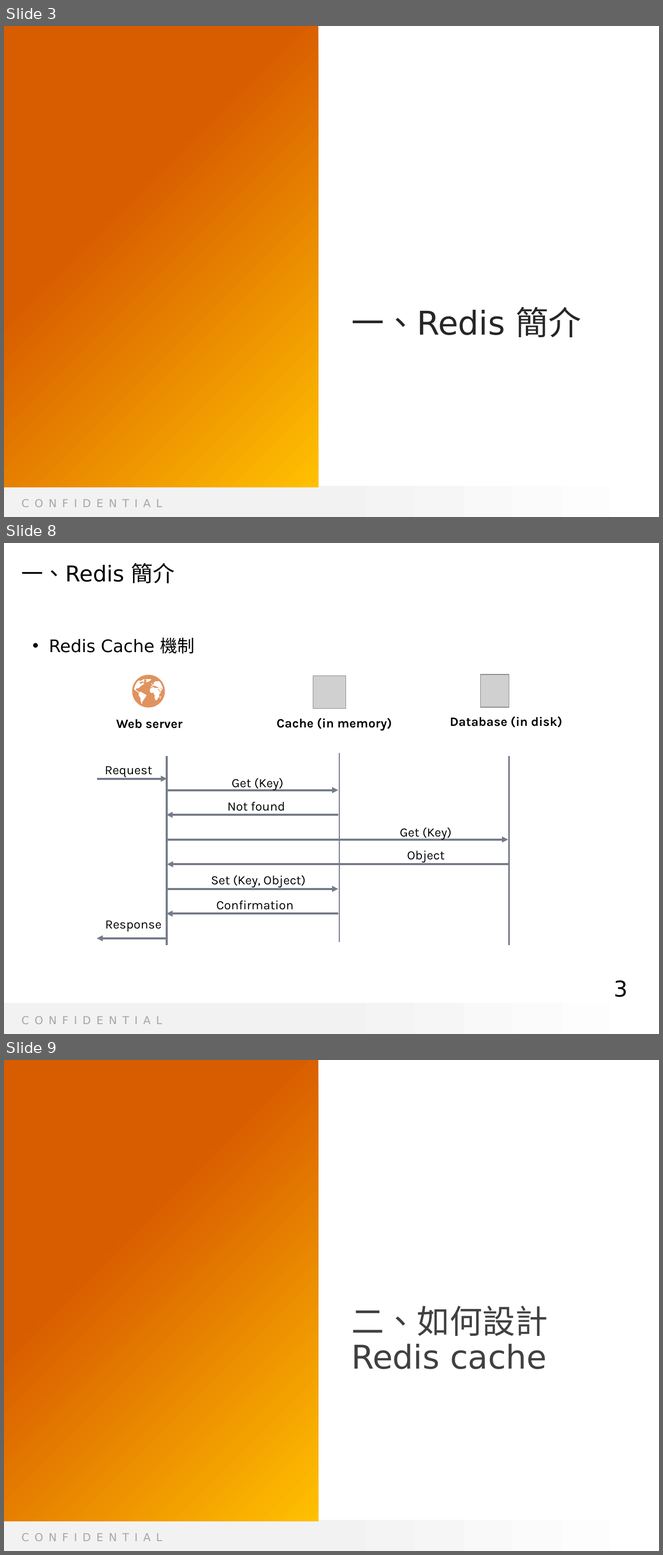
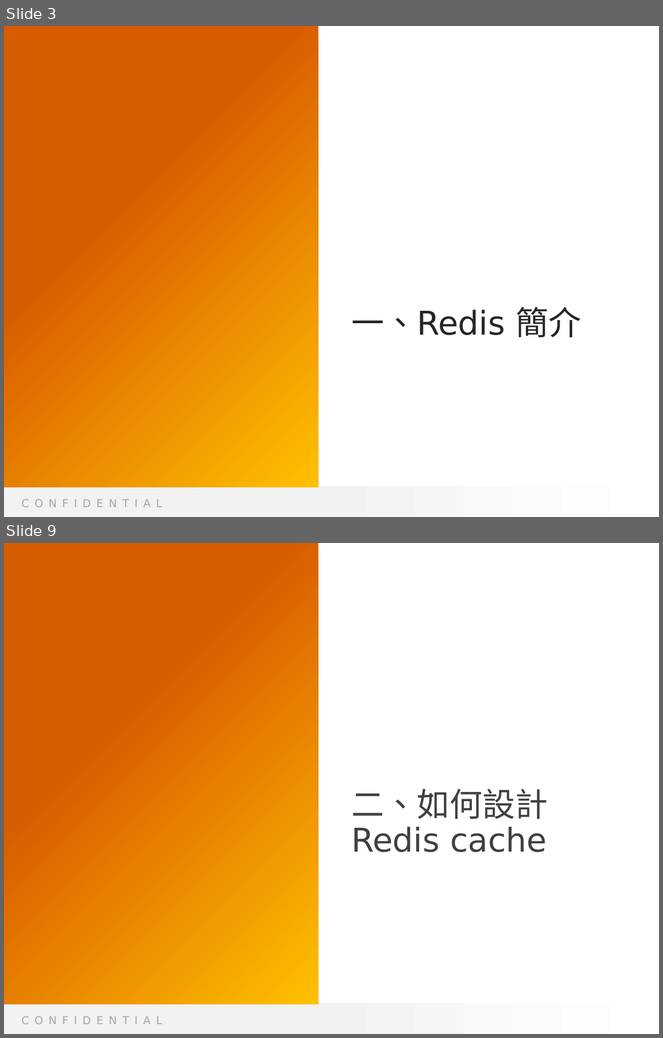
Before and after one commit to Radigogogo/redis, a slide deck: D69 Tech Sharing - Redis_v.2.pptx. Shown one above the other, each under a label of ours: slides 3, 8 and 9 before the commit, slides 3 and 9 after it; the slides between them are not shown. The pictures are 663x1555 and 663x1038 pixels, drawn with LibreOffice and Linux fonts; fonts in the diff are those of the drawing; grey boxes stand for pictures; background and template pictures are left out. Boxes give left, top, right and bottom in pixels: in the first picture for what was removed or moved away, otherwise in the second. Text is boxed around its words. In the diff, an @@ line names an element or a change of style, - is before the commit and + after.

```diff
--- a/D69 Tech Sharing - Redis_v.2.pptx
+++ b/D69 Tech Sharing - Redis_v.2.pptx
@@ slide 8 removed at (4, 543, 659, 1034), background #FFFFFF; not listed: 2 template elements that a slide beside it also shows @@
@@ title removed at (22, 563, 175, 584) @@
-一、Redis 簡介
@@ text removed at (49, 638, 194, 654) @@
-• Redis Cache 機制
@@ freeform shape removed at (132, 675, 165, 707) @@
@@ picture removed at (313, 676, 346, 709) @@
@@ picture removed at (480, 675, 509, 707) @@
@@ text removed at (116, 719, 182, 729) @@
-Web server
@@ text removed at (276, 718, 392, 731) @@
-Cache (in memory)
@@ text removed at (450, 716, 562, 728) @@
-Database (in disk)
@@ line removed from (166, 756) to (166, 945) @@
@@ line removed from (339, 753) to (339, 942) @@
@@ line removed from (509, 756) to (509, 945) @@
@@ text removed at (105, 766, 152, 778) @@
-Request
@@ arrow removed from (97, 779) to (167, 779) @@
@@ arrow removed from (166, 790) to (338, 790) @@
@@ text removed at (232, 778, 283, 791) @@
-Get (Key)
@@ text removed at (228, 802, 285, 811) @@
-Not found
@@ arrow removed from (338, 815) to (166, 815) @@
@@ text removed at (400, 827, 452, 840) @@
-Get (Key)
@@ arrow removed from (166, 840) to (508, 840) @@
@@ text removed at (407, 851, 444, 863) @@
-Object
@@ arrow removed from (508, 865) to (167, 865) @@
@@ text removed at (211, 875, 306, 888) @@
-Set (Key, Object)
@@ arrow removed from (166, 889) to (338, 889) @@
@@ text removed at (216, 901, 294, 910) @@
-Confirmation
@@ arrow removed from (338, 914) to (166, 914) @@
@@ text removed at (105, 921, 162, 932) @@
-Response
@@ arrow removed from (166, 939) to (97, 939) @@
@@ text removed at (614, 980, 628, 997) @@
-3
```
Also in this commit, not shown: 8 slides changed, 3 slides added.
